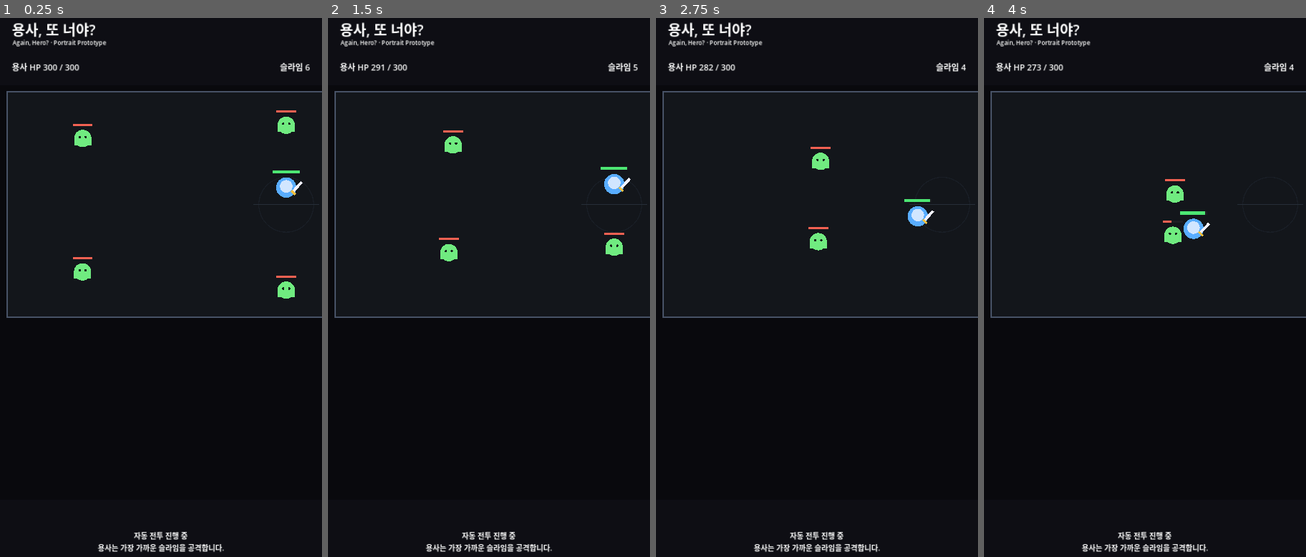
Above: before the commit, frames 1-4 (left to right).
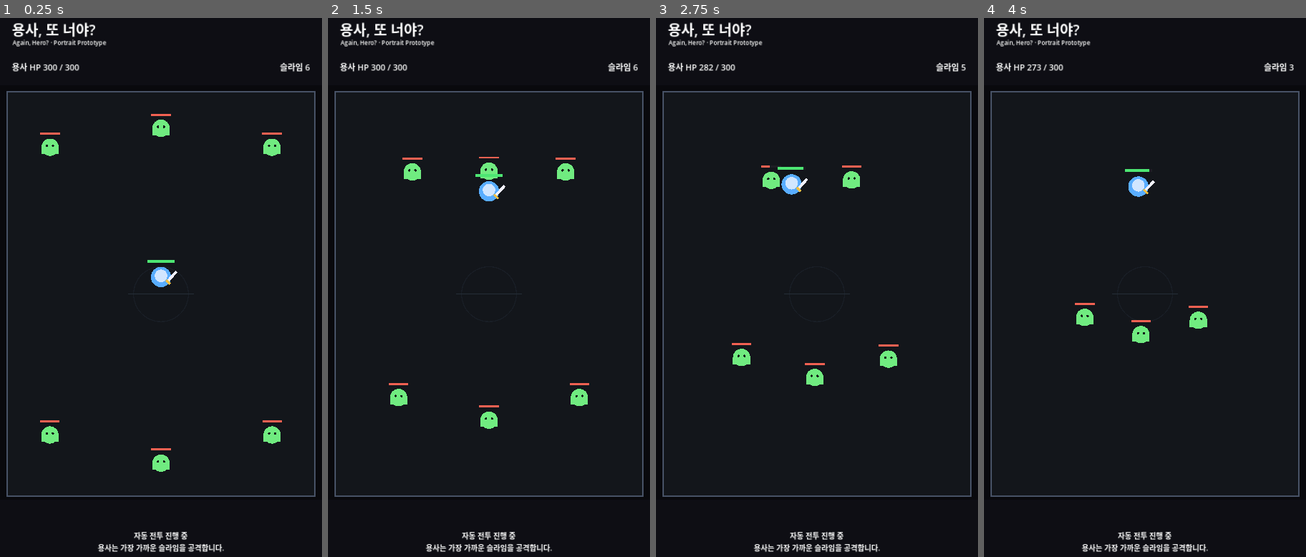
Above: after the commit, the same moments.

Repository: MinSung0732/Again-Hero-
Game: Godot game, scene res://src/main/Main.tscn
The game is run twice, just before and just after one commit, with the same random seed, the same clock (stepped at 60 frames per second) and the same inputs.
Inputs:
- Up to frame 1 (0.25 s): no input
- Up to frame 2 (1.5 s): no input
- Up to frame 3 (2.75 s): no input
- Up to frame 4 (4 s): no input

The runs differ from the first frame. In frame 1, 3.2% of the frame differs, in the area x 2-100%, y 13-89%; in frame 2, 3.0%; in frame 3, 2.7%; in frame 4, 2.3%.

Commit message:
feat: resize battlefield for portrait gameplay

Diff:
--- a/src/battle/battle.gd
+++ b/src/battle/battle.gd
@@ -6,7 +6,8 @@
 const HERO_SCENE := preload("res://src/hero/Hero.tscn")
 const SLIME_SCENE := preload("res://src/monsters/Slime.tscn")
 
-const FIELD_SIZE := Vector2(1920, 780)
+const FIELD_SIZE := Vector2(1080, 1380)
+const FIELD_CENTER := Vector2(540, 690)
 
 var hero: Node2D
 var monsters_alive: int = 0
@@ -21,17 +22,17 @@
 
 	hero = HERO_SCENE.instantiate() as Node2D
 	add_child(hero)
-	hero.position = Vector2(960, 390)
+	hero.position = FIELD_CENTER
 	hero.connect("health_changed", Callable(self, "_on_hero_health_changed"))
 	hero.connect("died", Callable(self, "_on_hero_died"))
 
 	var spawn_positions: Array[Vector2] = [
-		Vector2(250, 155),
-		Vector2(1670, 155),
-		Vector2(250, 620),
-		Vector2(1670, 620),
-		Vector2(960, 90),
-		Vector2(960, 700),
+		Vector2(150, 170),
+		Vector2(930, 170),
+		Vector2(150, 1180),
+		Vector2(930, 1180),
+		Vector2(540, 100),
+		Vector2(540, 1280),
 	]
 
 	for spawn_position in spawn_positions:
@@ -111,7 +112,6 @@
 	draw_rect(field_rect, Color(0.075, 0.085, 0.105), true)
 	draw_rect(field_rect, Color(0.28, 0.32, 0.4), false, 4.0)
 
-	# Center marker makes movement easier to read during early testing.
-	draw_circle(Vector2(960, 390), 92.0, Color(0.1, 0.12, 0.15), false, 3.0)
-	draw_line(Vector2(960, 280), Vector2(960, 500), Color(0.15, 0.18, 0.22), 2.0)
-	draw_line(Vector2(850, 390), Vector2(1070, 390), Color(0.15, 0.18, 0.22), 2.0)
+	draw_circle(FIELD_CENTER, 92.0, Color(0.1, 0.12, 0.15), false, 3.0)
+	draw_line(FIELD_CENTER + Vector2(0, -110), FIELD_CENTER + Vector2(0, 110), Color(0.15, 0.18, 0.22), 2.0)
+	draw_line(FIELD_CENTER + Vector2(-110, 0), FIELD_CENTER + Vector2(110, 0), Color(0.15, 0.18, 0.22), 2.0)
